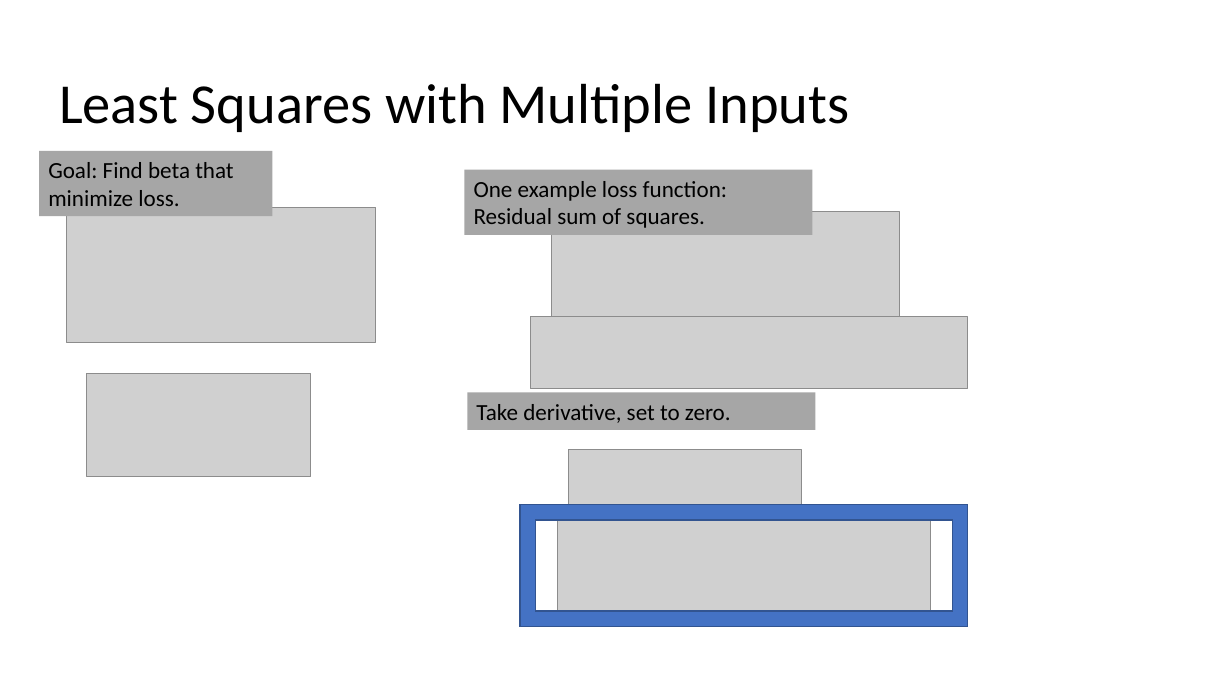
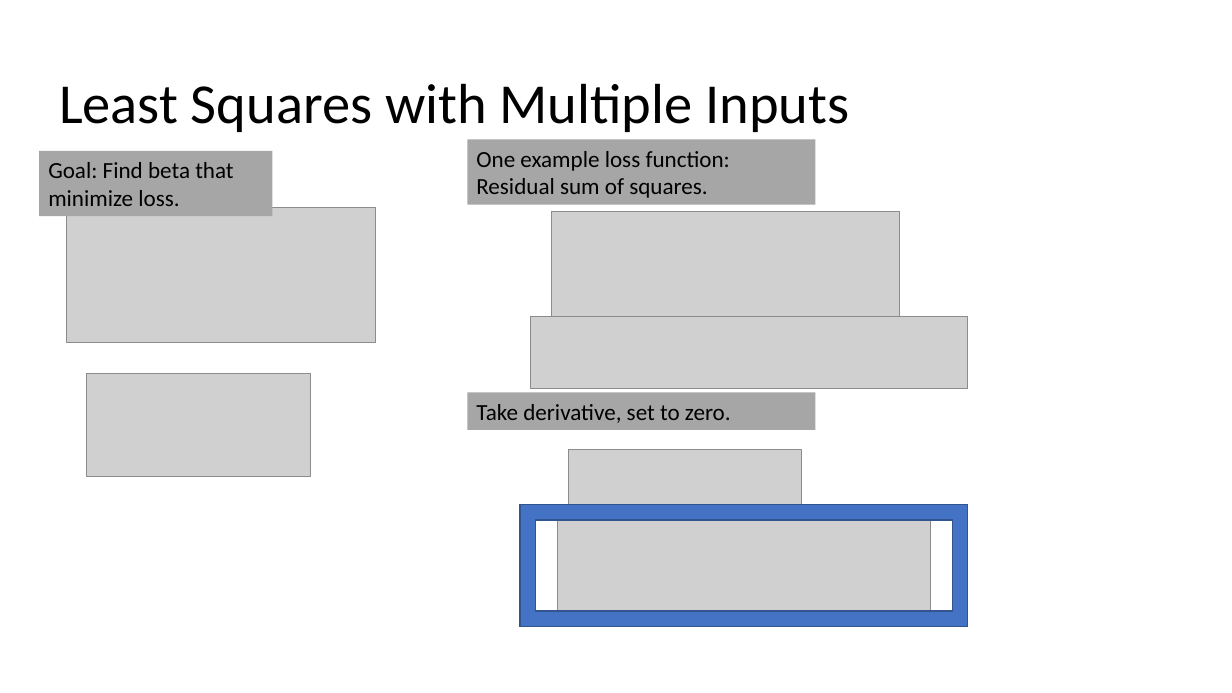
Before and after one commit to noise-lab/ml-networking, a slide deck: slide 8 of lectures/2-ML-Overview.pptx. Drawn at 1232x693 pixels with LibreOffice and Linux fonts; fonts in the diff are those of the drawing; grey boxes stand for pictures. Boxes give left, top, right and bottom in pixels: in the first picture for what was removed or moved away, otherwise in the second. Text is boxed around its words. In the diff, an @@ line names an element or a change of style, - is before the commit and + after.

```diff
--- a/lectures/2-ML-Overview.pptx
+++ b/lectures/2-ML-Overview.pptx
@@ rectangle "One example loss function: Residual ...": place and size @@
-rectangle "One example loss function: Residual ..." at [465,170,813,236]
+rectangle "One example loss function: Residual ..." at [468,140,816,205]
```
Also in this commit, not shown: 1 other slide changed, 1 other file.
